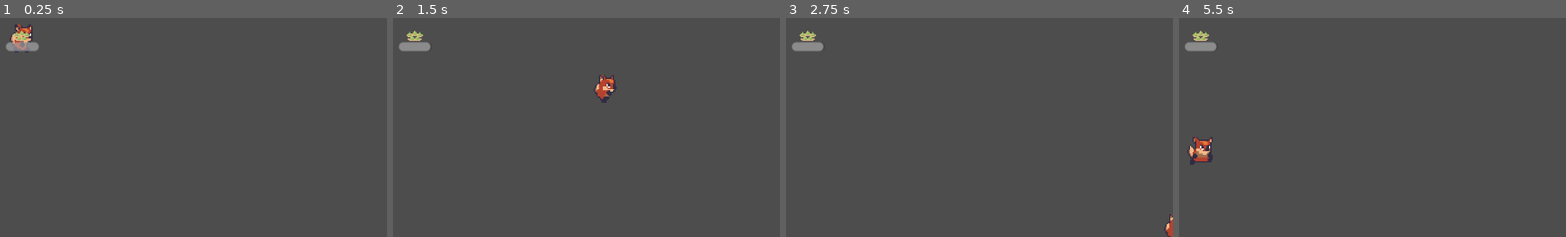
Above: before the commit, frames 1-4 (left to right).
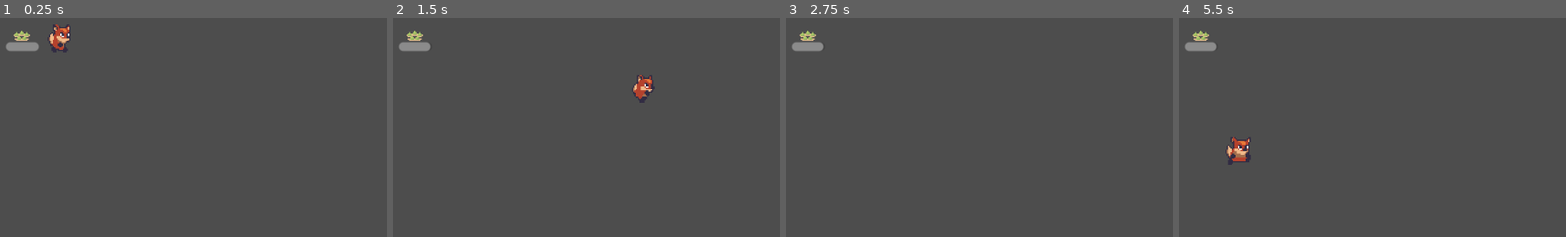
Above: after the commit, the same moments.

Repository: fgabolde/godot-farm
Game: Godot game, scene res://nodes/game.tscn
Two runs of this game, one before a commit and one after it. Both use one fixed random seed, a clock stepped at 60 frames per second and the inputs below.
Inputs:
- Up to frame 1 (0.25 s): no input
- Up to frame 2 (1.5 s): tap Enter (ui_accept) at 0.5, 0.77 s; hold Right (ui_right) 0.53-1.28 s; hold Down (ui_down) from 1.28 s (still down)
- Up to frame 3 (2.75 s): tap Enter (ui_accept) at 1.52 s; release Down (ui_down) at 2.03 s; hold Right (ui_right) from 2.03 s (still down)
- Up to frame 4 (5.5 s): release Right (ui_right) at 2.78 s; hold Up (ui_up) 2.78-3.53 s; tap Enter (ui_accept) at 3.02, 3.5, 3.77, 4.52 s; hold Left (ui_left) 3.53-5.03 s; hold Down (ui_down) from 5.03 s (still down)

The runs differ from the first frame. In frame 1, 0.9% of the frame differs, in the area x 2-19%, y 2-16%; in frame 2, 0.9%; in frame 3, 0.2%; in frame 4, 1.1%, in the area x 2-19%, y 54-68%.

Commit message:
messing around with gdscript dictionaries

Diff:
--- a/scripts/plant.gd
+++ b/scripts/plant.gd
@@ -5,18 +5,26 @@
 @onready var plantSprite = $plantSprite
 @onready var moistureProgressBar = $moistureProgressBar
 
-var sproutTexture = load("res://sprites/sprout.png")
-var youngPlantTexture = load("res://sprites/young_plant.png")
-var plantTexture = load("res://sprites/plant.png")
-
 const MAX_MOISTURE = 30
+# technically not a constant because of load() I think, but should be used as one
+var States = {
+	SPROUT = {
+		Texture = load("res://sprites/sprout.png")
+	},
+	SHOOT = {
+		Texture = load("res://sprites/young_plant.png")
+	},
+	PLANT = {
+		Texture = load("res://sprites/plant.png")
+	}
+}
 
 # initial state
-var state = "sprout"
+var state = States.SPROUT
 
 # Called when the node enters the scene tree for the first time.
 func _ready():
-	plantSprite.texture = sproutTexture
+	plantSprite.texture = state.Texture
 	growthTimer.start()
 	moistureTimer.start(MAX_MOISTURE)
 	moistureProgressBar.max_value = MAX_MOISTURE
@@ -32,25 +40,17 @@
 func _on_growth_timer_timeout():
 	print("Growth timer timeout")
 	# grow one stage
-	if (state == "sprout"):
-		print("stage now youngPlant")
-		state = "youngPlant"
-	elif (state == "youngPlant"):
+	if (state == States.SPROUT):
+		print("stage now shoot")
+		state = States.SHOOT
+	elif (state == States.SHOOT):
 		print("stage now plant")
-		state = "plant"
+		state = States.PLANT
 	# resume growing
 	growthTimer.start()
 
 	# set the sprite texture to the correct stage
-	plantSprite.texture = _get_texture()
-
-func _get_texture():
-	if (state == "sprout"):
-		return sproutTexture
-	elif (state == "youngPlant"):
-		return youngPlantTexture
-	else:
-		return plantTexture
+	plantSprite.texture = state.Texture
 
 func _on_moisture_timer_timeout():
 	print("Moisture timer timeout")
Not shown: 1 places in nodes/game.tscn that only renumber resources
